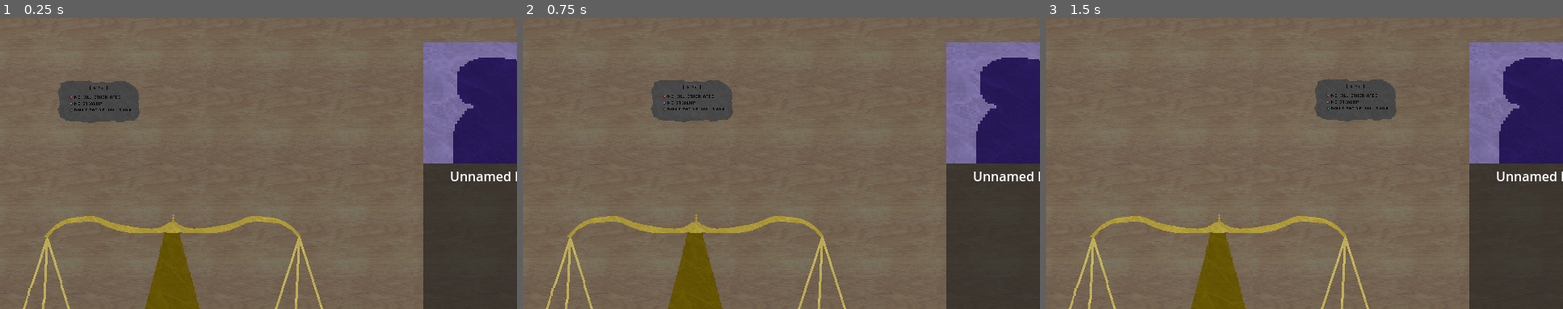
Above: before the commit, frames 1-3 (left to right).
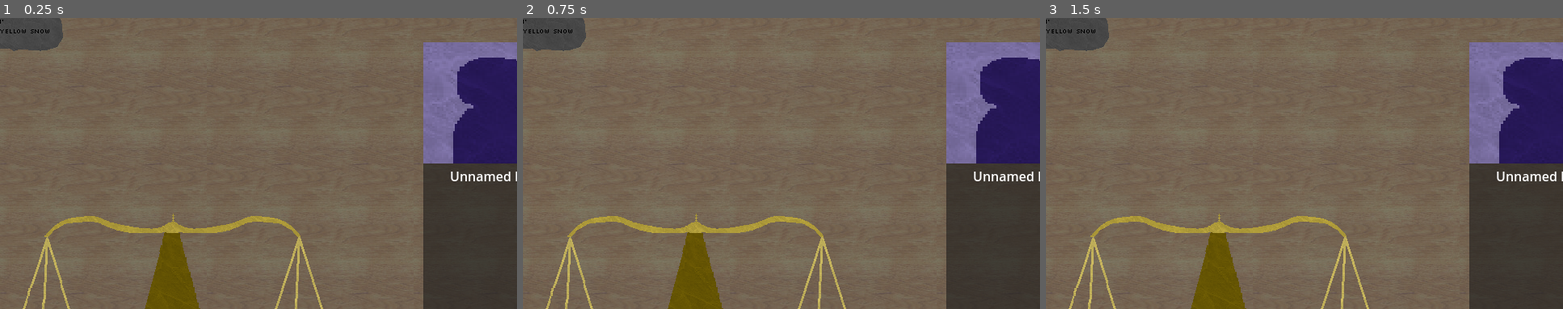
Above: after the commit, the same moments.

Repository: NicEastvillage/GMTKGameJam2024
Game: Godot game, scene res://scenes/main.tscn
The game is run twice, just before and just after one commit, with the same random seed, the same clock (stepped at 60 frames per second) and the same inputs.
Inputs (mouse positions are in pixels of both pictures, inside the frame that each line leads up to):
- Up to frame 1 (0.25 s): no input
- Up to frame 2 (0.75 s): tap Enter at 0.5 s; drag from (621, 102) to (833, 99) at 0.52 s
- Up to frame 3 (1.5 s): tap Space at 1.25 s; drag from (1201, 178) to (1278, 221) at 1.27 s

The runs differ from the first frame. In frame 1, 3.3% of the frame differs, in the area x 0-28%, y 0-37%; in frame 2, 3.3%; in frame 3, 3.3%.

Commit message:
Add StageLoader

Diff:
--- /dev/null
+++ b/data/People/PersonExample.tres
@@ -0,0 +1,9 @@
+[gd_resource type="Resource" script_class="PersonData" load_steps=3 format=3 uid="uid://bu8n1qgltx64i"]
+
+[ext_resource type="Script" path="res://scripts/PersonData.gd" id="1_i6kko"]
+[ext_resource type="PackedScene" uid="uid://b4msc77geuuvr" path="res://prefabs/draggable.tscn" id="1_q7svt"]
+
+[resource]
+script = ExtResource("1_i6kko")
+verdict_sinner = false
+person_documents = Array[PackedScene]([ExtResource("1_q7svt")])
--- a/data/PersonExample.tres
+++ /dev/null
@@ -1,9 +0,0 @@
-[gd_resource type="Resource" script_class="Person" load_steps=2 format=3 uid="uid://bu8n1qgltx64i"]
-
-[ext_resource type="Script" path="res://scripts/PersonData.gd" id="1_i6kko"]
-
-[resource]
-script = ExtResource("1_i6kko")
-history = "N/A"
-gender = "N/A"
-religion = "N/A"
--- /dev/null
+++ b/data/Stages/StageExample.tres
@@ -0,0 +1,12 @@
+[gd_resource type="Resource" script_class="StageData" load_steps=6 format=3 uid="uid://djl8vynlu5f3m"]
+
+[ext_resource type="Script" path="res://scripts/PersonData.gd" id="1_yy7ln"]
+[ext_resource type="Script" path="res://scripts/StageData.gd" id="2_kmn4s"]
+[ext_resource type="Resource" uid="uid://bu8n1qgltx64i" path="res://data/People/PersonExample.tres" id="2_r5t03"]
+[ext_resource type="PackedScene" uid="uid://d33wmdbfkyvso" path="res://prefabs/first_stage/deeds_first.tscn" id="3_1ewbl"]
+[ext_resource type="PackedScene" uid="uid://c6xxkfcetn3m4" path="res://prefabs/first_stage/sins_first.tscn" id="3_qbt0o"]
+
+[resource]
+script = ExtResource("2_kmn4s")
+people = Array[ExtResource("1_yy7ln")]([ExtResource("2_r5t03")])
+rule_documents = Array[PackedScene]([ExtResource("3_1ewbl"), ExtResource("3_qbt0o")])
--- a/project.godot
+++ b/project.godot
@@ -12,7 +12,7 @@
 
 config/name="GMTKGameJam2024"
 run/main_scene="res://scenes/main.tscn"
-config/features=PackedStringArray("4.2", "Forward Plus")
+config/features=PackedStringArray("4.3", "Forward Plus")
 config/icon="res://sprites/icon.svg"
 
 [display]
--- a/scenes/main.tscn
+++ b/scenes/main.tscn
@@ -1,16 +1,17 @@
-[gd_scene load_steps=10 format=3 uid="uid://dsdchgqwhnrb1"]
+[gd_scene load_steps=9 format=3 uid="uid://dsdchgqwhnrb1"]
 
 [ext_resource type="Texture2D" uid="uid://cnpsoi28uvduf" path="res://sprites/PortraitDefault.png" id="1_d2aud"]
-[ext_resource type="PackedScene" uid="uid://ckoty6tqe6fqk" path="res://prefabs/background.tscn" id="1_fdc0o"]
-[ext_resource type="PackedScene" uid="uid://c6xxkfcetn3m4" path="res://prefabs/first_stage/sins_first.tscn" id="2_mh35a"]
-[ext_resource type="PackedScene" uid="uid://c2gbbd57rdulg" path="res://prefabs/scale.tscn" id="3_5jcsy"]
-[ext_resource type="PackedScene" uid="uid://bqvt41b7jk6hr" path="res://prefabs/weight_medium.tscn" id="3_888uj"]
-[ext_resource type="PackedScene" uid="uid://dxjv0nius6bv" path="res://prefabs/weight_small.tscn" id="4_2sg6v"]
-[ext_resource type="PackedScene" uid="uid://dvtcfbxposi53" path="res://prefabs/weight_large.tscn" id="5_8obdd"]
+[ext_resource type="PackedScene" path="res://prefabs/background.tscn" id="1_fdc0o"]
+[ext_resource type="Script" path="res://scripts/StageLoader.gd" id="1_j62sn"]
+[ext_resource type="Script" path="res://scripts/StageData.gd" id="2_dxvs8"]
+[ext_resource type="PackedScene" path="res://prefabs/scale.tscn" id="3_5jcsy"]
+[ext_resource type="Resource" uid="uid://djl8vynlu5f3m" path="res://data/Stages/StageExample.tres" id="3_pcylv"]
 [ext_resource type="Script" path="res://scripts/follow_mouse.gd" id="10_5p1cc"]
 [ext_resource type="Texture2D" uid="uid://bwv7y3gn4qam3" path="res://sprites/Light.png" id="11_ikrsq"]
 
 [node name="Main2D" type="Node2D"]
+script = ExtResource("1_j62sn")
+stages = Array[ExtResource("2_dxvs8")]([ExtResource("3_pcylv")])
 
 [node name="Background" parent="." instance=ExtResource("1_fdc0o")]
 
@@ -93,15 +94,6 @@
 mouse_filter = 2
 text = "This is my history"
 
-[node name="Tablet" parent="." instance=ExtResource("2_mh35a")]
-position = Vector2(123, 103)
-scale = Vector2(0.64, 0.652594)
+[node name="Documents" type="Node2D" parent="."]
 
-[node name="WeightMedium" parent="." instance=ExtResource("3_888uj")]
-position = Vector2(153, 545)
-
-[node name="WeightSmall" parent="." instance=ExtResource("4_2sg6v")]
-position = Vector2(60, 558)
-
-[node name="WeightLarge" parent="." instance=ExtResource("5_8obdd")]
-position = Vector2(288, 536)
+[node name="Personal" type="Node2D" parent="Documents"]
--- a/scripts/PersonData.gd
+++ b/scripts/PersonData.gd
@@ -1,8 +1,5 @@
 extends Resource
 class_name PersonData
 
-@export var name: String = "N/A"
-@export_multiline var history: String = "N/A"
-@export_multiline var gender: String = "N/A"
-@export_multiline var religion: String = "N/A"
-@export var portrait: Image = null
+@export var verdict_sinner: bool = false
+@export var person_documents: Array[PackedScene] = []
--- /dev/null
+++ b/scripts/StageData.gd
@@ -0,0 +1,5 @@
+extends Resource
+class_name StageData
+
+@export var people: Array[PersonData] = []
+@export var rule_documents: Array[PackedScene] = []
--- /dev/null
+++ b/scripts/StageLoader.gd
@@ -0,0 +1,72 @@
+extends Node2D
+
+@export var stages: Array[StageData] = []
+@export var current_stage_index: int = 0
+@export var current_person_index: int = 0
+
+@onready var documents_node = $Documents
+@onready var documents_personal_node = $Documents/Personal
+
+var current_stage: StageData:
+	get:
+		if current_stage_index >= len(stages):
+			return null
+		return stages[current_stage_index]
+
+var current_person: PersonData:
+	get:
+		if current_stage == null or current_person_index >= len(current_stage.people):
+			return null
+		return current_stage.people[current_person_index]
+
+func _ready():
+	if current_stage == null or current_person == null:
+		end_game()
+	else:
+		load_stage()
+
+func load_stage():
+	print("LOADING STAGE ", current_stage_index)
+	for doc in current_stage.rule_documents:
+		var inst = doc.instantiate()
+		documents_node.add_child(inst)
+	load_person()
+
+func load_person():
+	print("LOADING PERSON ", current_stage_index, ".", current_person_index)
+	# Create personal documents
+	for doc in current_person.person_documents:
+		var inst = doc.instantiate()
+		documents_personal_node.add_child(inst)
+
+func end_game():
+	print("GAME OVER")
+	# TODO: Load end screen?
+
+func end_stage():
+	# Clean up rule documents
+	for child in documents_node.get_children():
+		child.queue_free()
+
+	# Next?
+	current_person_index = 0
+	current_stage_index += 1
+	if current_stage == null or current_person:
+		end_game()
+
+func end_person():
+	# Clean up personal documents
+	for child in documents_personal_node.get_children():
+		child.queue_free()
+
+	# Next?
+	current_person_index += 1
+	if current_person == null:
+		end_stage()
+	else:
+		load_person()
+
+func give_verdict():
+	# TODO: Check if correct
+
+	end_person()
